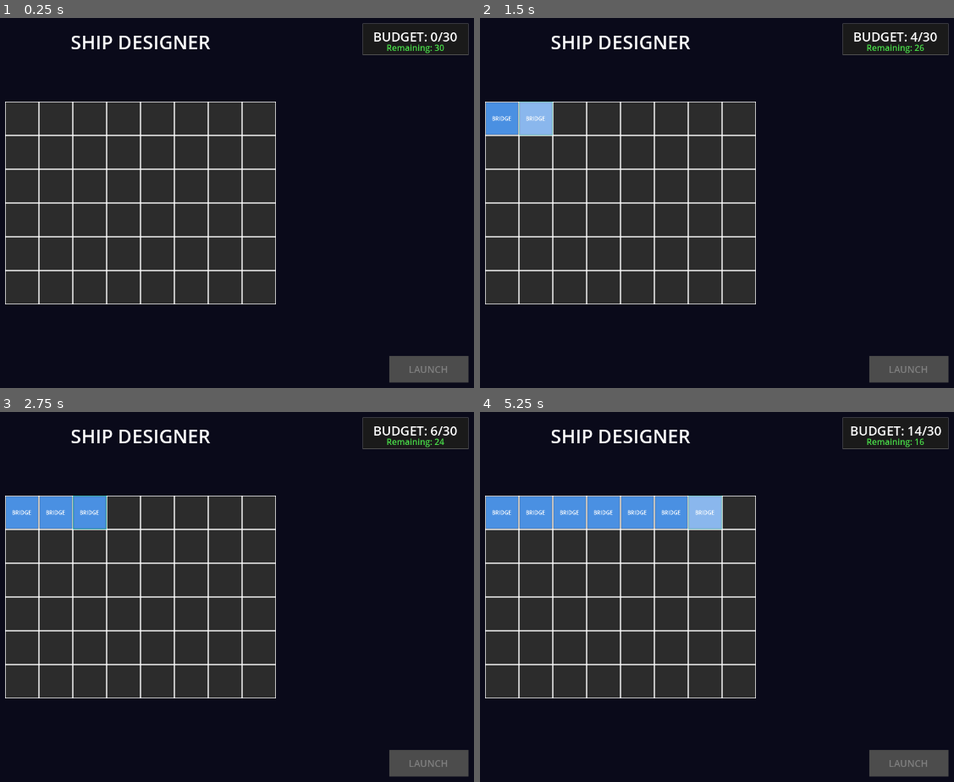
Above: before the commit, frames 1-4 (two rows, left to right).
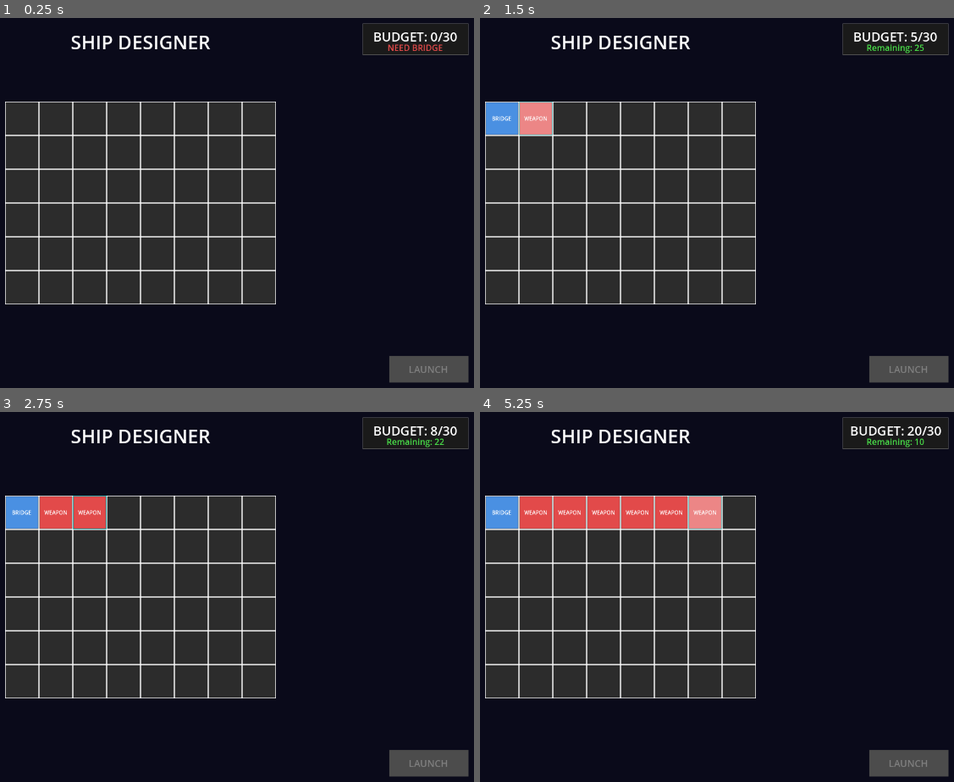
Above: after the commit, the same moments.

Repository: cautiouskurns/Startship-Designer
Game: Godot game, scene res://scenes/main/Main.tscn
Two runs of this game, one before a commit and one after it. Both use one fixed random seed, a clock stepped at 60 frames per second and the inputs below.
Inputs (mouse positions are in pixels of both pictures, inside the frame that each line leads up to):
- Up to frame 1 (0.25 s): no input
- Up to frame 2 (1.5 s): tap Enter at 0.5 s; move the mouse to (503, 117) at 0.52 s; click (503, 117) at 0.67 s; tap Space at 1.25 s; move the mouse to (536, 117) at 1.27 s; click (536, 117) at 1.42 s
- Up to frame 3 (2.75 s): tap Enter at 2 s; move the mouse to (90, 511) at 2.02 s; click (90, 511) at 2.17 s
- Up to frame 4 (5.25 s): tap Space at 2.75, 4.25 s; move the mouse to (603, 511) at 2.77 s; click (603, 511) at 2.92 s; tap Enter at 3.5 s; move the mouse to (636, 511) at 3.52 s; click (636, 511) at 3.67 s; move the mouse to (669, 511) at 4.27 s; click (669, 511) at 4.42 s; move the mouse to (707, 511) at 5.02 s; click (707, 511) at 5.17 s

The runs differ from the first frame. In frame 1, 0.2% of the frame differs, in the area x 81-94%, y 7-10%; in frame 2, 0.6%; in frame 3, 1.2%; in frame 4, 3.6%, in the area x 8-94%, y 3-32%.

Commit message:
Add budget warning for missing Bridge and improve room placement logic in ShipDesigner

Diff:
--- a/scripts/components/GridTile.gd
+++ b/scripts/components/GridTile.gd
@@ -39,12 +39,10 @@
 	if event is InputEventMouseButton and event.pressed:
 		if event.button_index == MOUSE_BUTTON_LEFT:
 			# Left click
-			print("GridTile: Emitting tile_clicked signal for [%d, %d]" % [grid_x, grid_y])
 			emit_signal("tile_clicked", grid_x, grid_y)
 			_play_flash()
 		elif event.button_index == MOUSE_BUTTON_RIGHT:
 			# Right click
-			print("GridTile: Emitting tile_right_clicked signal for [%d, %d]" % [grid_x, grid_y])
 			emit_signal("tile_right_clicked", grid_x, grid_y)
 			_play_flash()
 
@@ -66,27 +64,36 @@
 
 ## Play flash animation on click
 func _play_flash():
-	print("GridTile: Playing flash animation")
 	if not flash_overlay:
-		print("ERROR: flash_overlay is null!")
 		return
-	# Make flash more visible for debugging
 	flash_overlay.z_index = 10  # Draw on top
 	var tween = create_tween()
-	# Flash: 0 → 0.8 alpha → 0 alpha over 0.3 seconds (longer and brighter)
-	tween.tween_property(flash_overlay, "color:a", 0.8, 0.15)
+	# Flash: 0 → 0.5 alpha → 0 alpha over 0.1 seconds
+	tween.tween_property(flash_overlay, "color:a", 0.5, 0.05)
+	tween.tween_property(flash_overlay, "color:a", 0.0, 0.05)
+
+## Play red flash animation for rejected placement
+func _play_flash_red():
+	if not flash_overlay:
+		return
+	# Set color to red for rejection feedback
+	flash_overlay.color = Color(0.886, 0.290, 0.290)  # Red #E24A4A
+	flash_overlay.z_index = 10
+	var tween = create_tween()
+	# Red flash: 0 → 0.6 alpha → 0 alpha over 0.3 seconds
+	tween.tween_property(flash_overlay, "color:a", 0.6, 0.15)
 	tween.tween_property(flash_overlay, "color:a", 0.0, 0.15)
+	# Reset to white after animation completes
+	tween.tween_callback(func(): flash_overlay.color = Color(1, 1, 1, 0))
 
 ## Set a room in this tile
 func set_room(room: Node) -> void:
-	print("GridTile [%d,%d]: set_room called with room: %s" % [grid_x, grid_y, room])
 	# Clear existing room if any
 	clear_room()
 
 	# Add new room
 	current_room = room
 	add_child(room)
-	print("  Room added as child. Room type: %s" % (room.room_type if room is Room else "NOT A ROOM"))
 
 	# Center room in tile (2px margin on all sides for 60x60 room in 64x64 tile)
 	if room is Control:
@@ -95,25 +102,16 @@
 		room.visible = true  # Ensure visibility
 		room.modulate = Color(1, 1, 1, 1)  # Ensure full opacity
 		room.mouse_filter = Control.MOUSE_FILTER_IGNORE  # Let clicks pass through to GridTile
-		print("  Room positioned at (2, 2), z_index=1, visible=true, mouse_filter=IGNORE")
-		# Force visual update
-		room.queue_redraw()
-		queue_redraw()
 
 ## Clear the current room from this tile
 func clear_room() -> void:
 	if current_room:
-		print("GridTile [%d,%d]: Clearing room %s" % [grid_x, grid_y, current_room])
 		remove_child(current_room)
 		current_room.queue_free()
 		current_room = null
-	else:
-		print("GridTile [%d,%d]: clear_room called but no room to clear" % [grid_x, grid_y])
 
 ## Get the room type of current room (returns EMPTY if no room)
 func get_room_type() -> RoomData.RoomType:
 	if current_room and current_room is Room:
-		print("GridTile [%d,%d]: get_room_type returning %d" % [grid_x, grid_y, current_room.room_type])
 		return current_room.room_type
-	print("GridTile [%d,%d]: get_room_type returning EMPTY (current_room=%s)" % [grid_x, grid_y, current_room])
 	return RoomData.RoomType.EMPTY
--- a/scripts/designer/ShipDesigner.gd
+++ b/scripts/designer/ShipDesigner.gd
@@ -80,9 +80,15 @@
 	# Update budget label
 	budget_label.text = "BUDGET: %d/%d" % [current_budget, max_budget]
 
-	# Update remaining label with color
-	remaining_label.text = "Remaining: %d" % remaining
-	remaining_label.add_theme_color_override("font_color", _get_remaining_color(remaining))
+	# Check if Bridge is missing
+	if count_bridges() == 0:
+		# Show "NEED BRIDGE" warning in red
+		remaining_label.text = "NEED BRIDGE"
+		remaining_label.add_theme_color_override("font_color", Color(0.886, 0.290, 0.290))  # Red #E24A4A
+	else:
+		# Show normal remaining budget with color coding
+		remaining_label.text = "Remaining: %d" % remaining
+		remaining_label.add_theme_color_override("font_color", _get_remaining_color(remaining))
 
 ## Get color for remaining budget based on value
 func _get_remaining_color(remaining: int) -> Color:
@@ -106,46 +112,74 @@
 	var next_value = (int(current) + 1) % 7
 	return next_value as RoomData.RoomType
 
+## Count number of Bridge rooms currently placed
+func count_bridges() -> int:
+	var count = 0
+	for tile in grid_tiles:
+		if tile.get_room_type() == RoomData.RoomType.BRIDGE:
+			count += 1
+	return count
+
 ## Handle tile left-click - cycle through room types
 func _on_tile_clicked(x: int, y: int):
-	print("Left-click at [%d, %d]" % [x, y])
 	var tile = get_tile_at(x, y)
 	if not tile:
-		print("ERROR: Tile not found!")
 		return
 
 	# Get current room type and determine next type
 	var current_type = tile.get_room_type()
 	var next_type = get_next_room_type(current_type)
-	print("Current type: %d, Next type: %d" % [current_type, next_type])
 
-	# If next type is EMPTY, clear the room
+	# Auto-skip room types that can't be placed here
+	# Keep cycling until we find a valid room or reach EMPTY
+	var attempts = 0
+	while next_type != RoomData.RoomType.EMPTY and attempts < 7:
+		var can_place = true
+
+		# Skip Bridge if we already have one (unless this tile has it)
+		if next_type == RoomData.RoomType.BRIDGE and current_type != RoomData.RoomType.BRIDGE and count_bridges() >= 1:
+			can_place = false
+
+		# Skip if row constraint violated
+		if not RoomData.can_place_in_row(next_type, y):
+			can_place = false
+
+		# Skip if would exceed budget
+		var old_cost = RoomData.get_cost(current_type)
+		var new_cost = RoomData.get_cost(next_type)
+		var new_budget = current_budget - old_cost + new_cost
+		if new_budget > max_budget:
+			can_place = false
+
+		if can_place:
+			break  # Found valid room type
+
+		# Try next room type
+		next_type = get_next_room_type(next_type)
+		attempts += 1
+
+	# If next type is EMPTY, clear the room (always allowed)
 	if next_type == RoomData.RoomType.EMPTY:
-		print("Clearing room")
 		tile.clear_room()
-	else:
-		# Instantiate and place the new room
-		var room_scene = room_scenes.get(next_type)
-		if room_scene:
-			print("Instantiating room type: %d" % next_type)
-			var room = room_scene.instantiate()
-			tile.set_room(room)
-		else:
-			print("ERROR: Room scene not found for type %d" % next_type)
+		_update_budget_display()
+		return
+
+	# Place the room (validation already done in auto-skip loop)
+	var room_scene = room_scenes.get(next_type)
+	if room_scene:
+		var room = room_scene.instantiate()
+		tile.set_room(room)
 
 	# Update budget display
 	_update_budget_display()
 
 ## Handle tile right-click - remove room
 func _on_tile_right_clicked(x: int, y: int):
-	print("Right-click at [%d, %d]" % [x, y])
 	var tile = get_tile_at(x, y)
 	if not tile:
-		print("ERROR: Tile not found!")
 		return
 
 	# Clear the room
-	print("Clearing room from tile")
 	tile.clear_room()
 
 	# Update budget display
